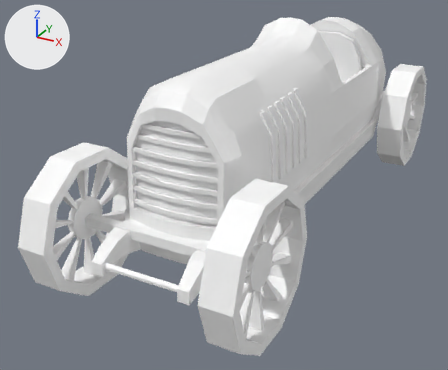
A saved change to the FBX model Examen Game GMD4A/Assets/Art/Models/racing car/racing_car_2_car.fbx.
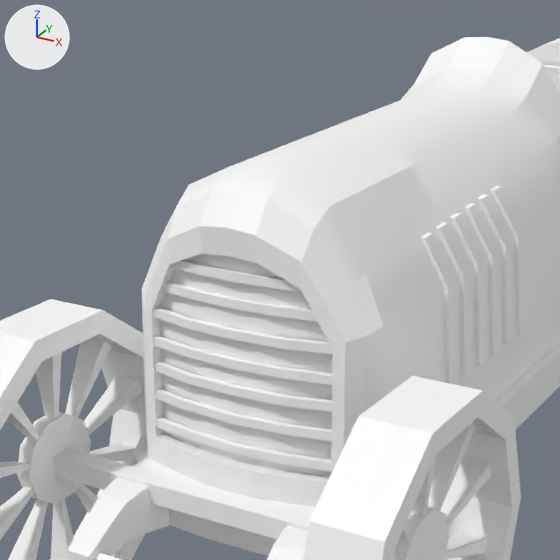
Old and new are each drawn whole from a 50 mm camera at (1.294, -3.201, 1.564) aimed at (-0.215, -0.457, 0.193) and again close up on the part from 13% to 73% of the width and 0% to 72% of the height. The lights are fixed; the arrows at upper left show +X, +Y and +Z. Where no turn or scale is listed for an object, it has been applied to the vertices.

Names of what the first close-up shows: 'Car_racing_livery_2', 'wheel_front_left', 'wheel_front_right'.
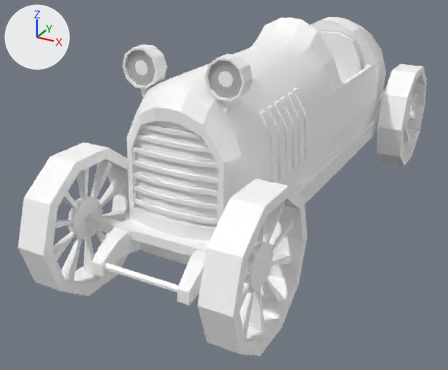
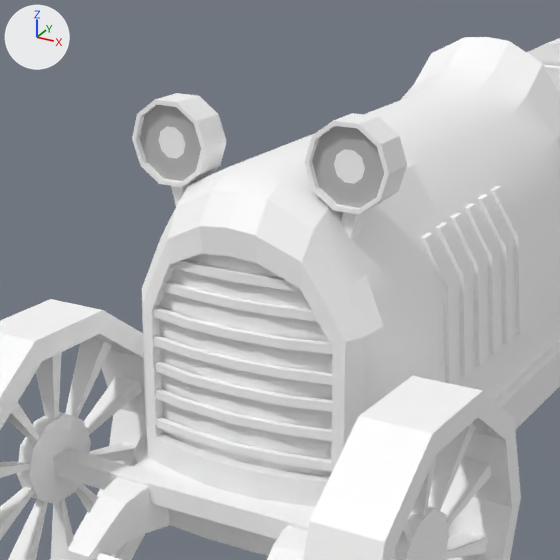
The change in detail:
Material 'lambert4' (mat_lambert4) is new.
Its base color is (0.5, 0.5, 0.5) (grey #bcbcbc).
Mesh me_mesh_005 is new.
It has 148 vertices, 164 faces and spans x -0.279..0.279, y -0.059..0.059, z -0.137..0.137.
Faces by material slot: [144, 20].
It uses material mat_lambert3 (its picture is missing).
It uses material mat_lambert4 (grey #bcbcbc).
Object 'Car_Racing_Lamp' (ob_car_racing_lamp) is new; it shows me_mesh_005.
Its location is (0.0, -1.141, 0.936).

Pixel boxes (x1, y1, x2, y2) of what changed, in the close-ups (560 x 560 px):
'Car_Racing_Lamp', added
    after: (132, 93, 407, 239)
    faces in mat_lambert3 (its picture is missing): (132, 93, 407, 239)
    faces in mat_lambert4 (grey #bcbcbc): (140, 105, 384, 208)
